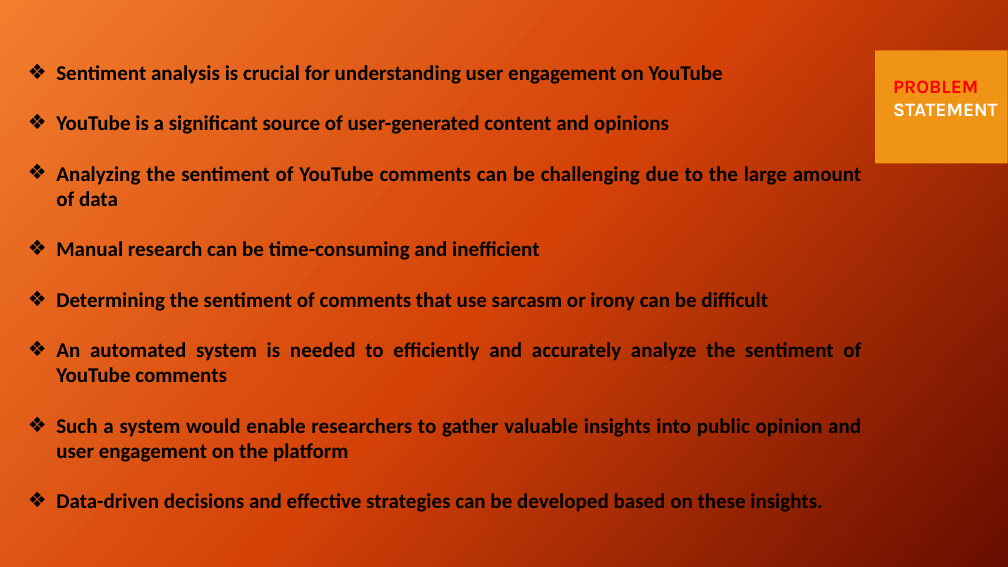
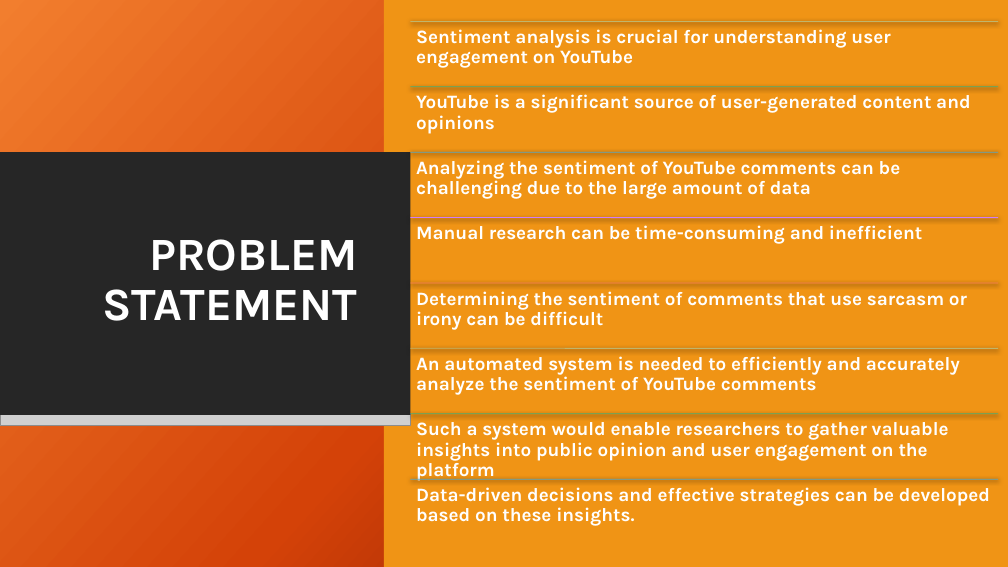
Before and after one commit to Rachel2302/Behind_the_Likes, a slide deck: slide 6 of Data_mining_final-group 5.pptx (slide 7 before the commit). Drawn at 1008x567 pixels with LibreOffice and Linux fonts; fonts in the diff are those of the drawing; grey boxes stand for pictures; background and template pictures are left out. Boxes give left, top, right and bottom in pixels: in the first picture for what was removed or moved away, otherwise in the second. Text is boxed around its words. In the diff, an @@ line names an element or a change of style, - is before the commit and + after.

```diff
--- a/Data_mining_final-group 5.pptx
+++ b/Data_mining_final-group 5.pptx
@@ rectangle added at box(0, 0, 1008, 567), fill gradient #F18031 to #D54209 to #6A0D00 @@
@@ rectangle added at box(384, 0, 1008, 567), fill #F09415 @@
@@ rectangle added at box(0, 51, 863, 164), fill #262626 @@
@@ rectangle removed at box(876, 51, 1008, 164) @@
@@ rectangle added at box(876, 51, 1008, 164), fill #F09415 @@
@@ text removed at box(56, 65, 861, 512) @@
-❖ Sentiment analysis is crucial for understanding user engagement on YouTube
-❖ YouTube is a significant source of user-generated content and opinions
-❖ Analyzing the sentiment of YouTube comments can be challenging due to the large amount of data
-❖ Manual research can be time-consuming and inefficient
-❖ Determining the sentiment of comments that use sarcasm or irony can be difficult
-❖ An automated system is needed to efficiently and accurately analyze the sentiment of YouTube comments
-❖ Such a system would enable researchers to gather valuable insights into public opinion and user engagement on the platform
-❖ Data-driven decisions and effective strategies can be developed based on these insights.
@@ picture added at box(0, 163, 863, 189) @@
@@ rectangle added at box(0, 152, 411, 415), fill #262626 @@
@@ text "PROBLEM STATEMENT": place and size @@
-text "PROBLEM STATEMENT" at box(893, 80, 997, 117)
+text "PROBLEM STATEMENT" at box(102, 239, 357, 321)
@@ text "PROBLEM STATEMENT" at box(102, 239, 357, 321): size 18 to 44 pt; text colour #FF0000 to #FFFFFF in "PROBLEM"; alignment left to right; line spacing 1 to 0.9; more space between paragraphs; vertical alignment top to middle @@
@@ picture added at box(876, 163, 1008, 175) @@
@@ picture added at box(0, 414, 411, 426) @@
@@ group added at box(411, 21, 998, 526): 8 lines, 8 texts @@
+Sentiment analysis is crucial for understanding user engagement on YouTube
+YouTube is a significant source of user-generated content and opinions
+Analyzing the sentiment of YouTube comments can be challenging due to the large amount of data
+Manual research can be time-consuming and inefficient
+Determining the sentiment of comments that use sarcasm or irony can be difficult
+An automated system is needed to efficiently and accurately analyze the sentiment of YouTube comments
+Such a system would enable researchers to gather valuable insights into public opinion and user engagement on the platform
+Data-driven decisions and effective strategies can be developed based on these insights.
```
Also in this commit, not shown: 16 other slides changed, 4 slides added, 3 slides removed.
